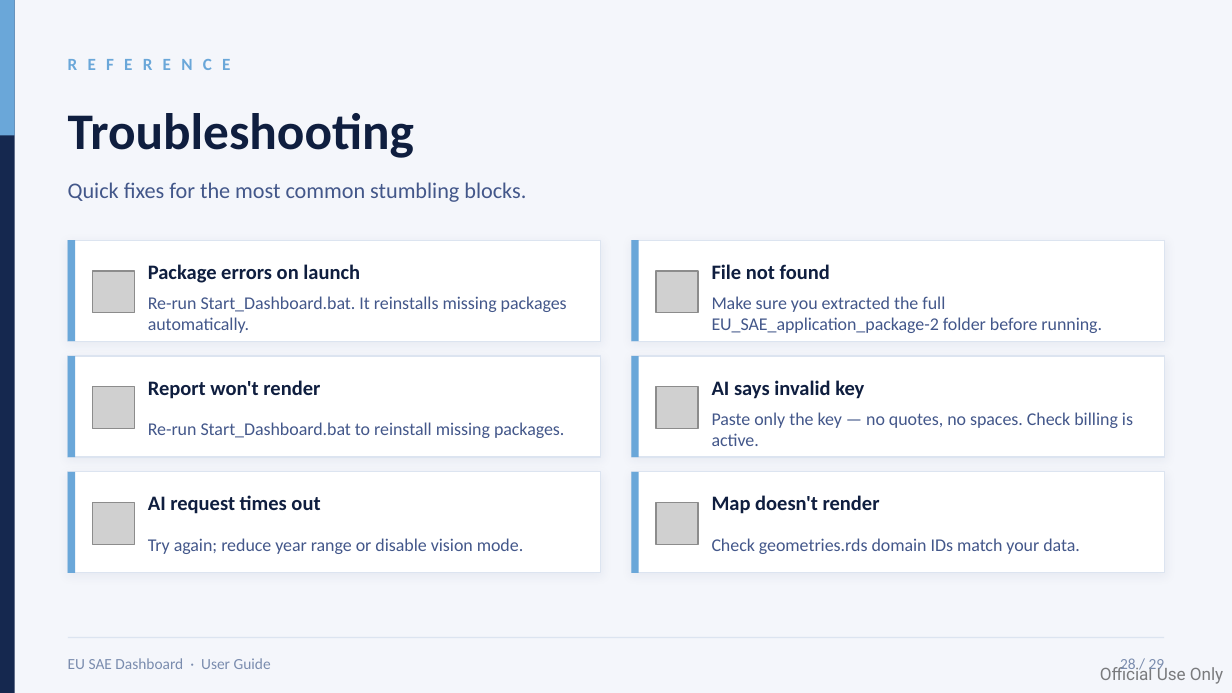
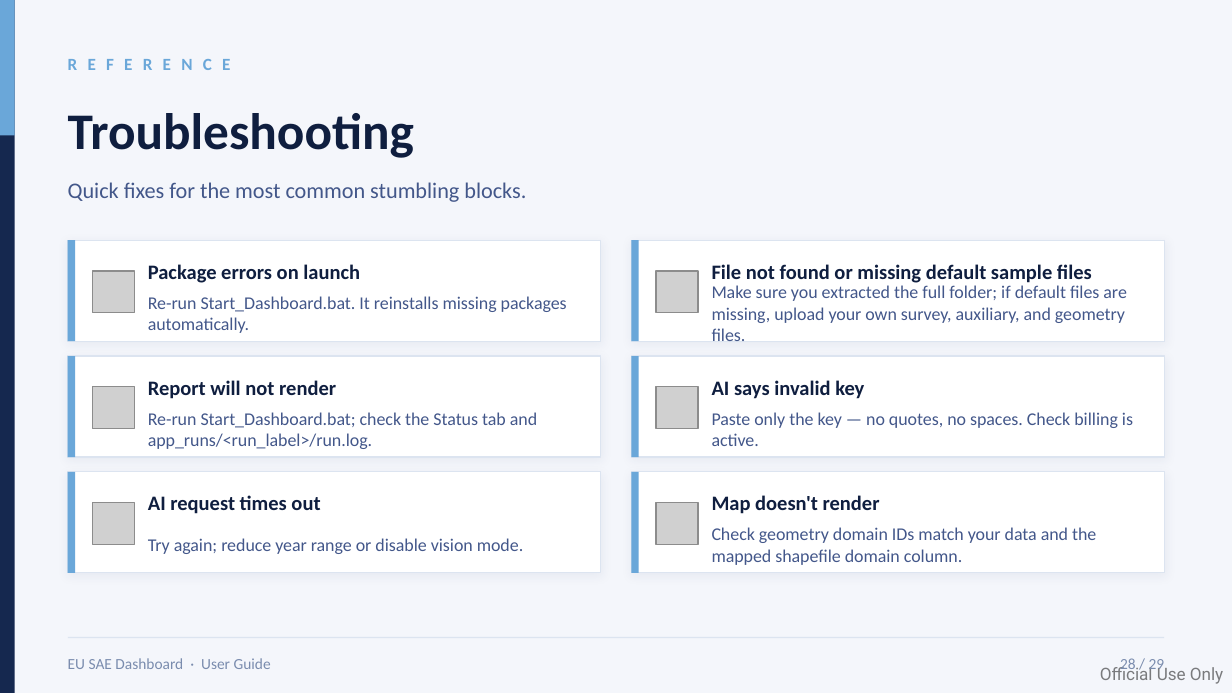
Before and after one commit to Noboyoshida227/EU_SAE_application_package, a slide deck: slide 28 of instructions/EU_SAE_User_Guide_Dashboard_v2.pptx. Drawn at 1232x693 pixels with LibreOffice and Linux fonts; fonts in the diff are those of the drawing; grey boxes stand for pictures. Boxes give left, top, right and bottom in pixels: in the first picture for what was removed or moved away, otherwise in the second. Text is boxed around its words. In the diff, an @@ line names an element or a change of style, - is before the commit and + after.

```diff
--- a/instructions/EU_SAE_User_Guide_Dashboard_v2.pptx
+++ b/instructions/EU_SAE_User_Guide_Dashboard_v2.pptx
@@ text at [712,264,1092,283]: text changed @@
-File not found
+File not found or missing default sample files
@@ text at [712,285,1126,341]: text changed @@
-Make sure you extracted the full EU_SAE_application_package-2 folder before running.
+Make sure you extracted the full folder; if default files are missing, upload your own survey, auxiliary, and geometry files.
@@ text at [148,380,336,399]: text changed @@
-Report won't render
+Report will not render
@@ text at [148,412,537,449]: text changed @@
-Re-run Start_Dashboard.bat to reinstall missing packages.
+Re-run Start_Dashboard.bat; check the Status tab and app_runs/<run_label>/run.log.
@@ text at [712,527,1096,565]: text changed @@
-Check geometries.rds domain IDs match your data.
+Check geometry domain IDs match your data and the mapped shapefile domain column.
```
Also in this commit, not shown: 24 other slides changed, 3 other files.
